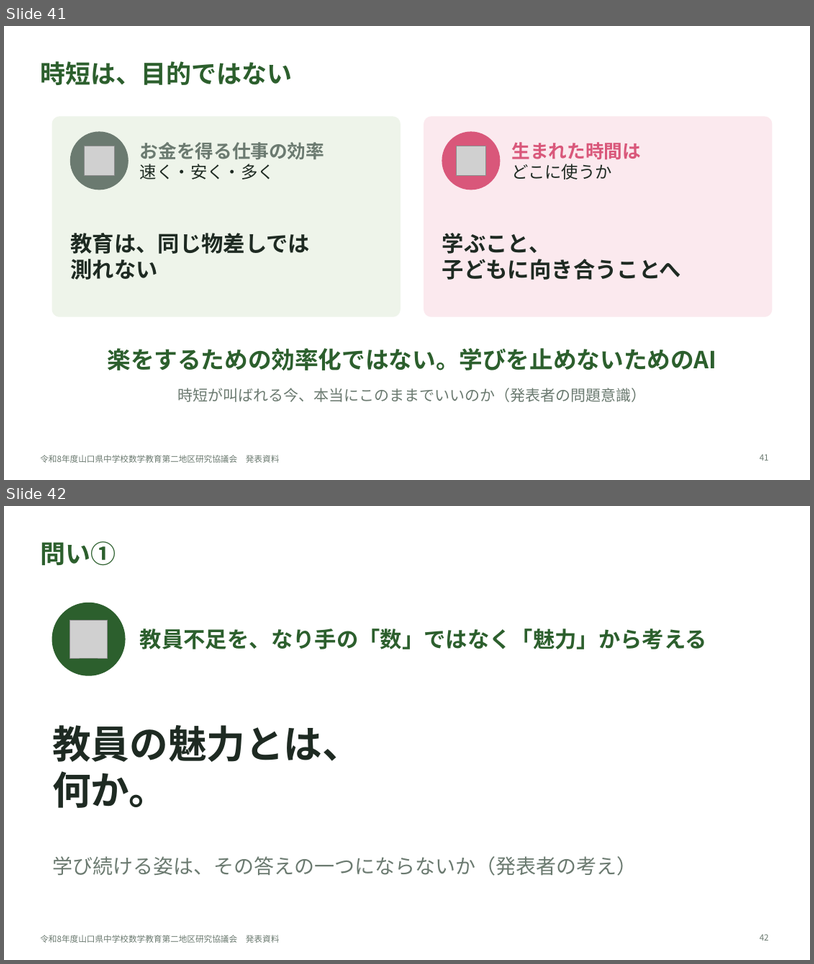
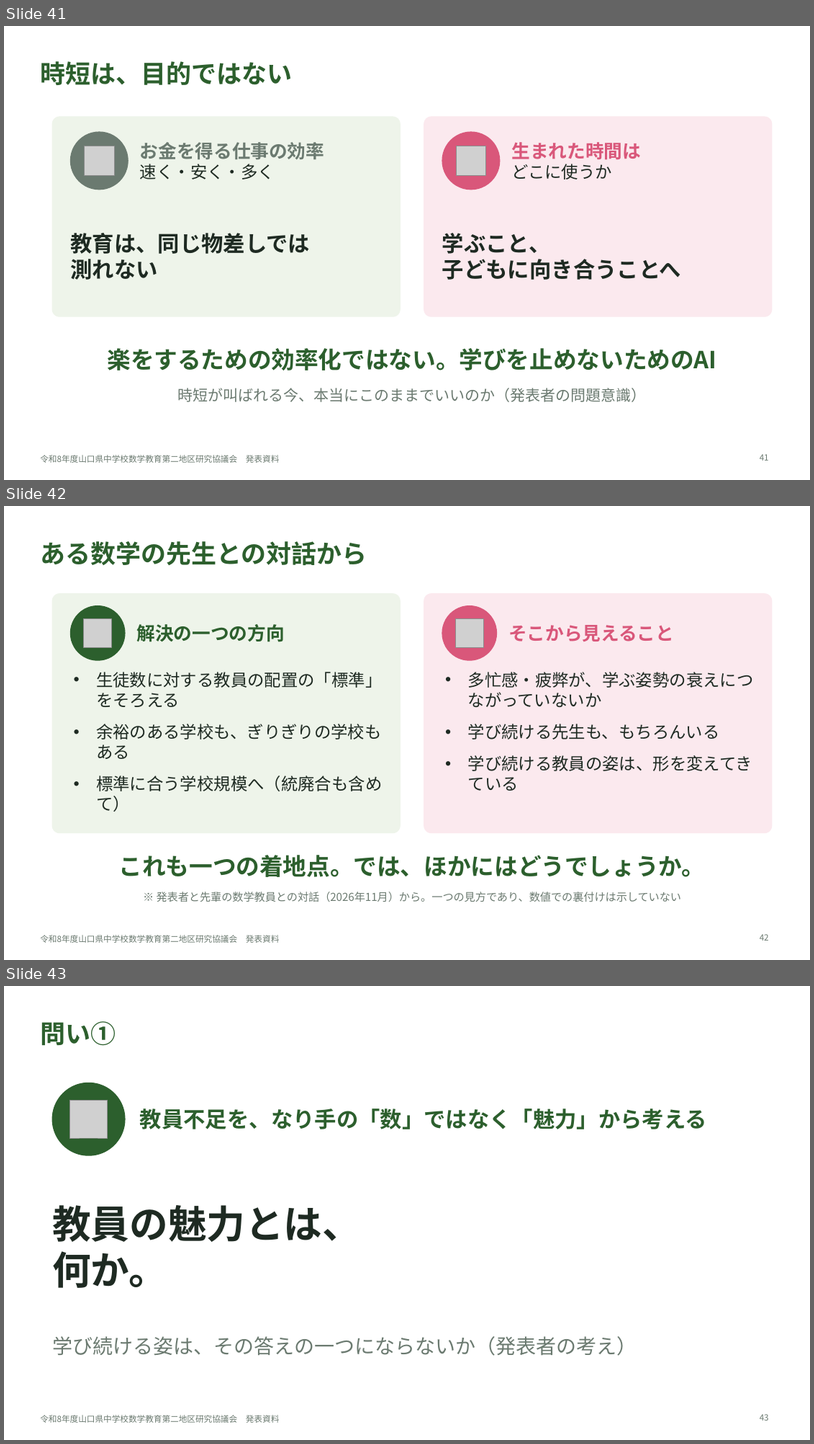
Before and after one commit to margiela14th-sudo/my-ai-project, a slide deck: 07_完成資料/県大会発表_生成AI授業再構築.pptx. Shown one above the other, each under a label of ours: slides 41 and 42 before the commit, slides 41, 42 and 43 after it. The pictures are 814x964 and 814x1444 pixels, drawn with LibreOffice and Linux fonts; fonts in the diff are those of the drawing; grey boxes stand for pictures. Boxes give left, top, right and bottom in pixels: in the first picture for what was removed or moved away, otherwise in the second. Text is boxed around its words. In the diff, an @@ line names an element or a change of style, - is before the commit and + after.

```diff
--- a/07_完成資料/県大会発表_生成AI授業再構築.pptx
+++ b/07_完成資料/県大会発表_生成AI授業再構築.pptx
@@ slide 42 added at [4, 506, 810, 960], background #FFFFFF; not listed: 1 template element that a slide beside it also shows @@
@@ title added at [40, 541, 368, 565], 30 pt, text #2C5F2D, bold @@
+ある数学の先生との対話から
@@ rounded rectangle added at [52, 594, 400, 833], fill #EEF4EA, outline #EEF4EA 1 pt @@
@@ ellipse added at [70, 606, 125, 660], fill #2C5F2D, outline #2C5F2D 1 pt @@
@@ rounded rectangle added at [424, 594, 772, 833], fill #FBE9EE, outline #FBE9EE 1 pt @@
@@ ellipse added at [442, 606, 497, 660], fill #D9577A, outline #D9577A 1 pt @@
@@ picture added at [84, 619, 112, 648] @@
@@ text added at [137, 624, 285, 642], 22 pt, text #2C5F2D, bold @@
+解決の一つの方向
@@ picture added at [456, 619, 484, 648] @@
@@ text added at [509, 625, 674, 641], 22 pt, text #D9577A, bold @@
+そこから見えること
@@ text added at [96, 672, 382, 811], 20 pt, text #1E2A22 @@
+• 生徒数に対する教員の配置の「標準」をそろえる
+• 余裕のある学校も、ぎりぎりの学校もある
+• 標準に合う学校規模へ（統廃合も含めて）
@@ text added at [468, 672, 754, 790], 20 pt, text #1E2A22 @@
+• 多忙感・疲弊が、学ぶ姿勢の衰えにつながっていないか
+• 学び続ける先生も、もちろんいる
+• 学び続ける教員の姿は、形を変えてきている
@@ text added at [119, 854, 706, 877], 28 pt, text #2C5F2D, bold @@
+これも一つの着地点。では、ほかにはどうでしょうか。
@@ text added at [157, 891, 682, 901], 13 pt, text #6B7A70 @@
+※ 発表者と先輩の数学教員との対話（2026年11月）から。一つの見方であり、数値での裏付けは示していない
@@ page number added at [760, 934, 769, 940], 10 pt, text #6B7A70 @@
+42
@@ what was slide 42 is now slide 43 @@
@@ page number at [760, 1414, 769, 1420]: text changed @@
-42
+43
```
Also in this commit, not shown: 10 other files.
